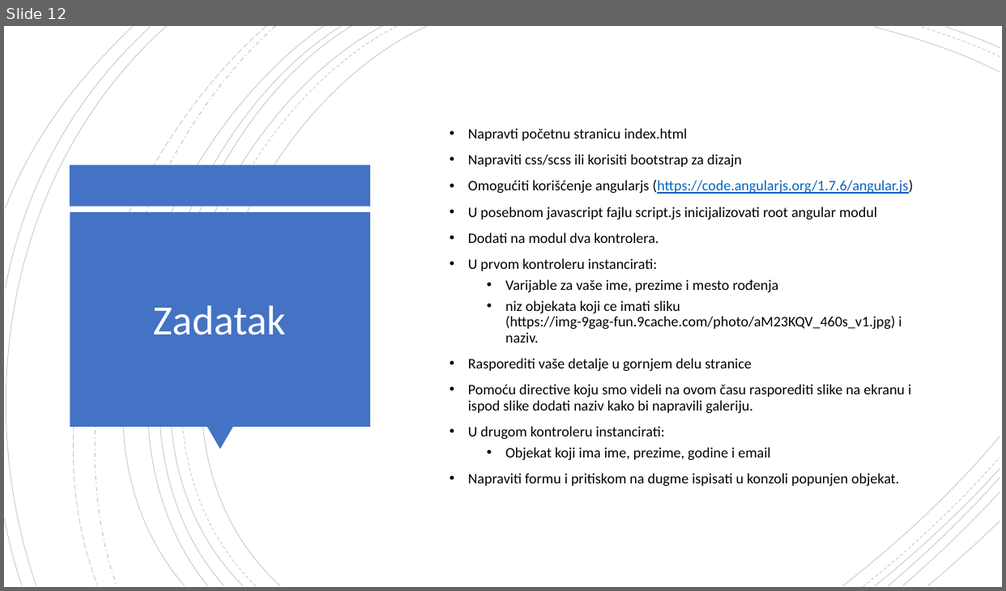
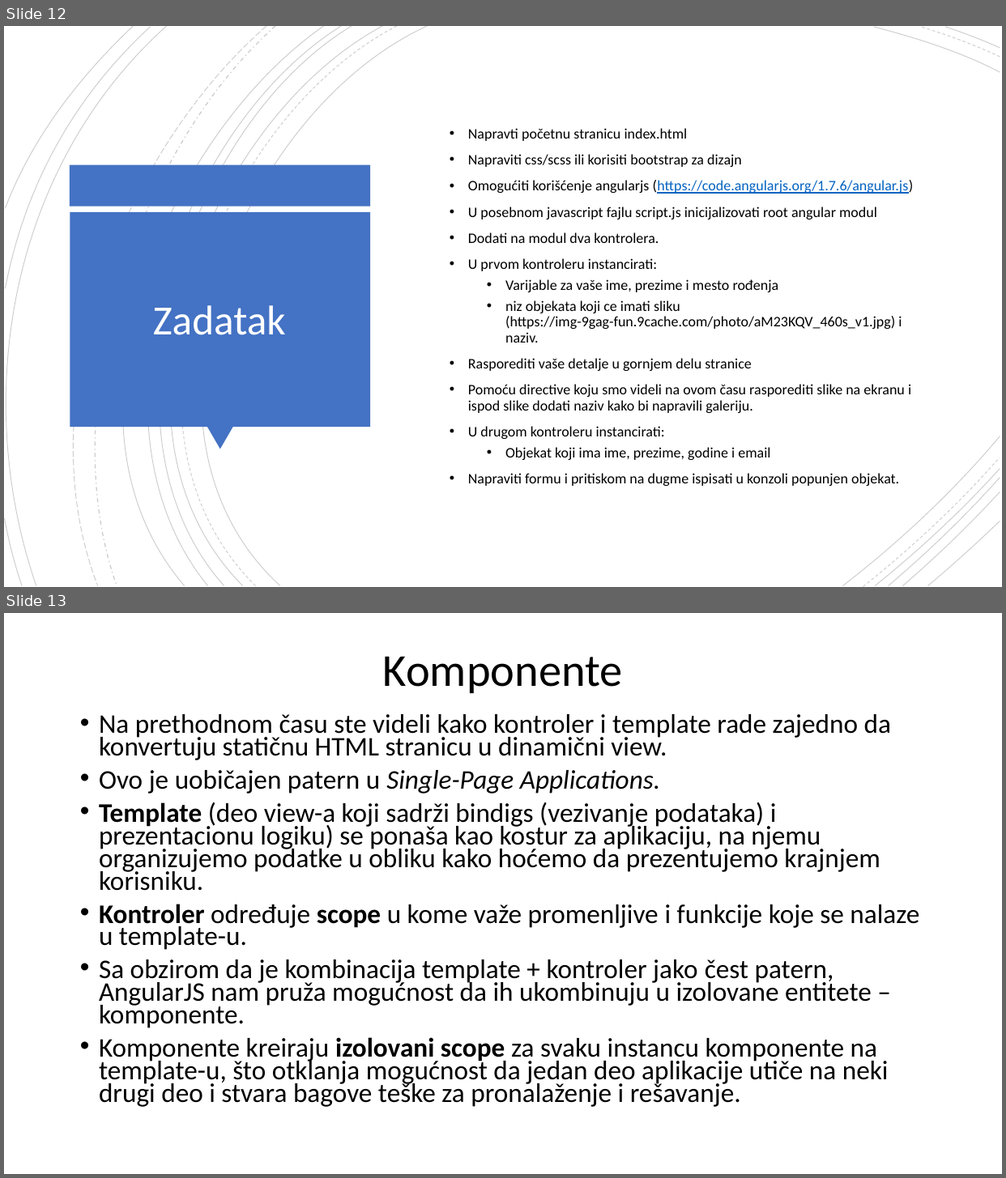
Before and after one commit to daniloMogin/kurs, a slide deck: AngularJS.pptx. Shown one above the other, each under a label of ours: slide 12 before the commit, slides 12 and 13 after it. The pictures are 1006x591 and 1006x1178 pixels, drawn with LibreOffice and Linux fonts; fonts in the diff are those of the drawing. Boxes give left, top, right and bottom in pixels: in the first picture for what was removed or moved away, otherwise in the second. Text is boxed around its words. In the diff, an @@ line names an element or a change of style, - is before the commit and + after.

Commit message:
power point edit

```diff
--- a/AngularJS.pptx
+++ b/AngularJS.pptx
@@ slide 13 added at (4,613,1002,1174), background #FFFFFF @@
@@ title added at (383,656,623,693), 44 pt, text #000000 @@
+Komponente
@@ text added at (99,714,919,1107), 25.9 pt, text #000000 @@
+• Na prethodnom času ste videli kako kontroler i template rade zajedno da konvertuju statičnu HTML stranicu u dinamični view.
+• Ovo je uobičajen patern u Single-Page Applications.
+• Template (deo view-a koji sadrži bindigs (vezivanje podataka) i prezentacionu logiku) se ponaša kao kostur za aplikaciju, na njemu organizujemo podatke u obliku kako hoćemo da prezentujemo krajnjem korisniku.
+• Kontroler određuje scope u kome važe promenljive i funkcije koje se nalaze u template-u.
+• Sa obzirom da je kombinacija template + kontroler jako čest patern, AngularJS nam pruža mogućnost da ih ukombinuju u izolovane entitete – komponente.
+• Komponente kreiraju izolovani scope za svaku instancu komponente na template-u, što otklanja mogućnost da jedan deo aplikacije utiče na neki drugi deo i stvara bagove teške za pronalaženje i rešavanje.
```
